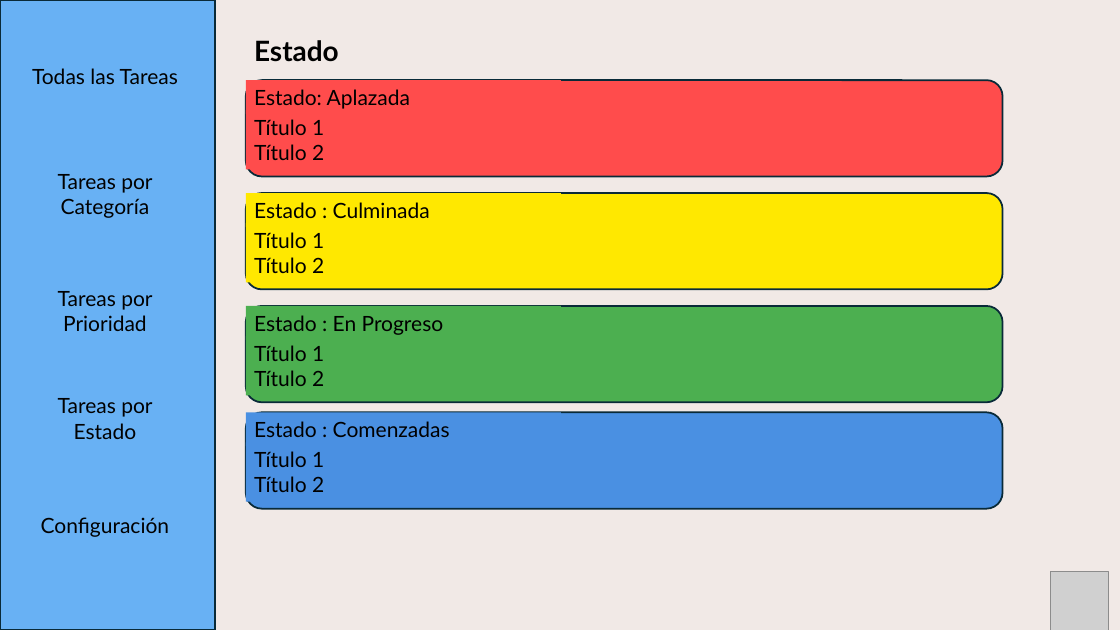
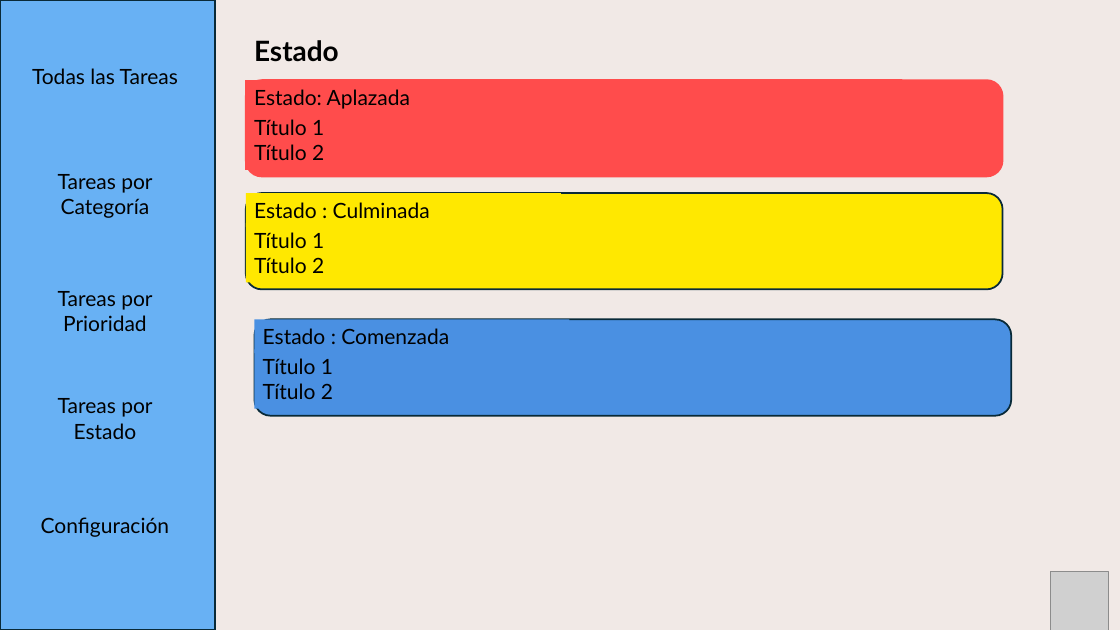
Before and after one commit to Craos6518/Proyecto_To_Do_list_TMS-2024-2, a slide deck: slide 9 of Documentación/Pantalla/Panrtallas.pptx. Drawn at 1120x630 pixels with LibreOffice and Linux fonts; fonts in the diff are those of the drawing; grey boxes stand for pictures. Boxes give left, top, right and bottom in pixels: in the first picture for what was removed or moved away, otherwise in the second. Text is boxed around its words. In the diff, an @@ line names an element or a change of style, - is before the commit and + after.

```diff
--- a/Documentación/Pantalla/Panrtallas.pptx
+++ b/Documentación/Pantalla/Panrtallas.pptx
@@ rectangle "Estado: Aplazada" at <box>246,80,561,113</box>: outline none to #FF4C4C 0.75 pt @@
@@ rounded rectangle at <box>246,80,1003,176</box>: outline #092A39 1.5 pt to #FF4C4C 1.5 pt @@
@@ rectangle "Título 1" at <box>246,110,607,170</box>: outline none to #FF4C4C 0.75 pt @@
@@ rectangle "Título 1": place and size @@
-rectangle "Título 1" at <box>254,119,324,160</box>
+rectangle "Título 1" at <box>246,110,607,170</box>
@@ rounded rectangle removed at <box>246,306,1003,402</box> @@
@@ rectangle removed at <box>246,306,561,339</box> @@
-Estado : En Progreso
@@ 1 text, 1 rounded rectangle, 1 rectangle: place and size @@
-1 text, 1 rounded rectangle, 1 rectangle at <box>246,413,1003,509</box>
+1 text, 1 rounded rectangle, 1 rectangle at <box>255,319,1012,416</box>
@@ text in rectangle at <box>263,328,449,344</box>: text changed @@
-Estado : Comenzadas
+Estado : Comenzada
@@ text removed at <box>254,345,324,386</box> @@
-Título 1
-Título 2
```
Also in this commit, not shown: 1 other file.
